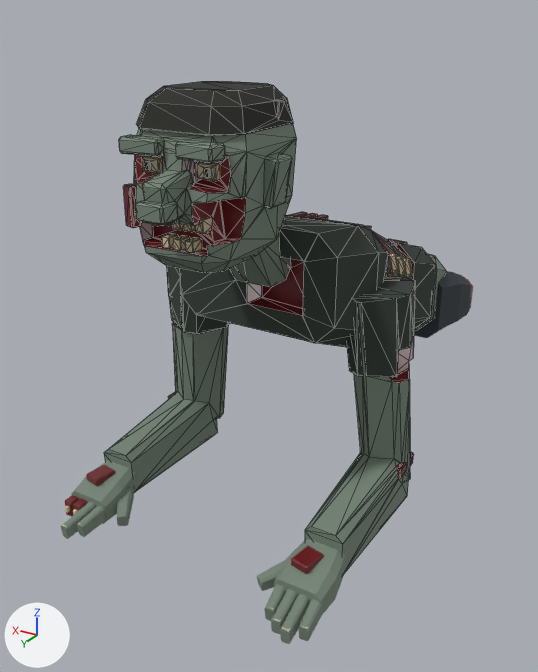
Before and after pictures for a commit that changed the Blender file assets/models/characters/crawler_original/crawler.blend.
Rendered twice from a 50 mm lens placed at (-0.709, 1.819, 0.936), pointed at (0.082, 0.5, 0.276). Lighting does not change. The marker at lower left points along +X, +Y and +Z. The first picture is the older version. Mesh edges are drawn as thin lines on the coarser meshes.

The first picture shows 'Arm_Left', 'Arm_Right', 'Hand_Left', 'Hand_Right', 'Head', 'Hip_Stump_Left', 'Torso'.
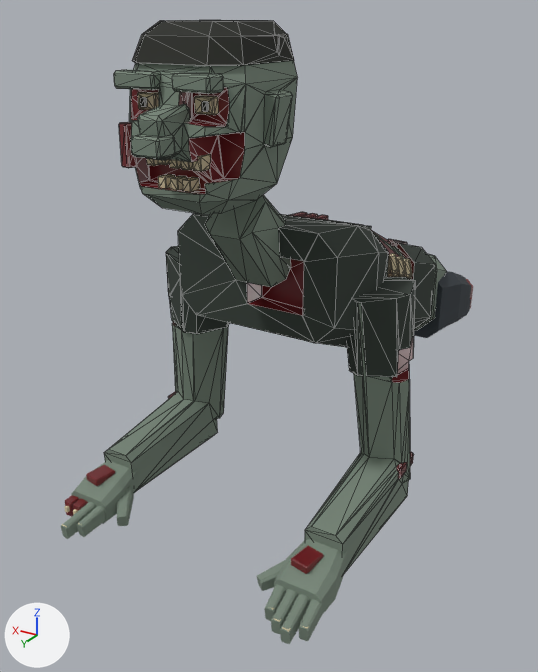
What changed in the scene script:
```text
Change ob_head:
    ob_head.location: (0.0, 0.755, 0.59) -> (0.0, 0.755, 0.685)
```

Changed parts and their boxes [x1, y1, x2, y2] in the pictures (538 x 672 px):
'Head', moved: before [119, 81, 297, 273]; after [114, 20, 297, 214]
